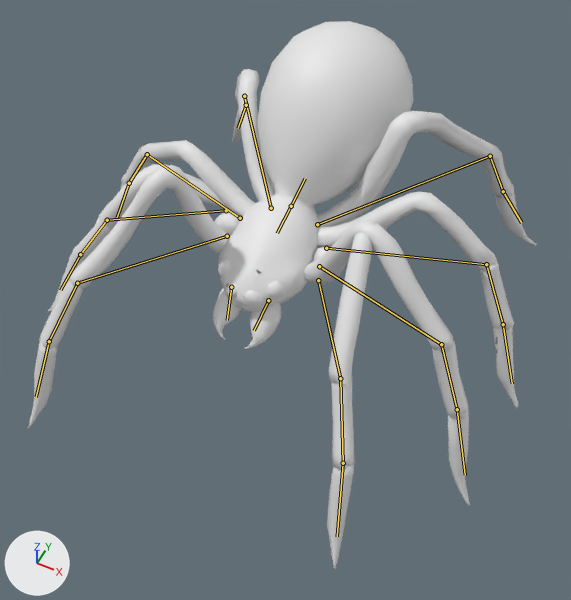
Renders of the glTF model assets_dev/worlds/mm6/models/mm6_spi1.glb from each side of a commit.
Camera for both pictures: a 50 mm camera at (0.487, -0.998, 1.314) aimed at (0.038, -0.101, 0.193). Lighting does not change. The marker at lower left points along +X, +Y and +Z. The older version comes first. The bones that bend it are drawn over the model as lines.

The first picture shows 'Spider'.
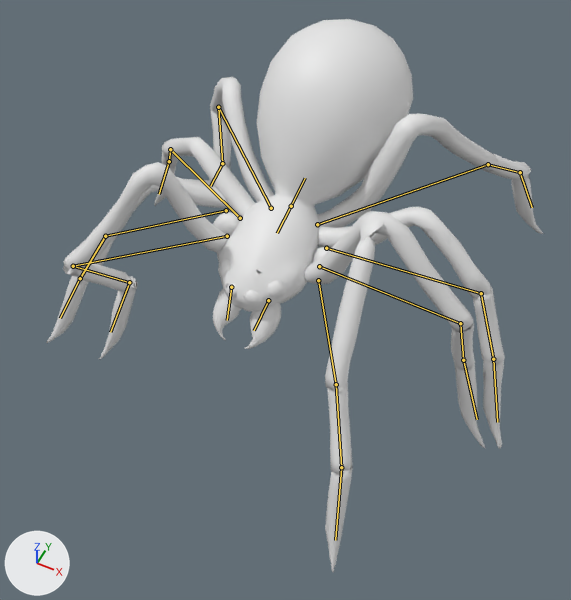
The newer file adds an action. The first version stands in its rest pose; the second is drawn at frame 0 of the action 'Walk2'.

The change in detail:
Bone 'Femur_L1' (bone_femur_l1) turns from (0, 0, 0) to (-8, 0, -1) degrees about its own x, y and z.
Bone 'Tibia_L1' (bone_tibia_l1) turns from (0, 0, 0) to (9, 0, 3) degrees about its own x, y and z.
Bone 'Tarsus_L1' (bone_tarsus_l1) turns from (0, 0, 0) to (-1, 0, -2) degrees about its own x, y and z.
Bone 'Femur_L2' (bone_femur_l2) turns from (0, 0, 0) to (1, 0, 11) degrees about its own x, y and z.
Bone 'Tibia_L2' (bone_tibia_l2) turns from (0, 0, 0) to (-22, -3, -13) degrees about its own x, y and z.
Bone 'Tarsus_L2' (bone_tarsus_l2) turns from (0, 0, 0) to (19, -5, 12) degrees about its own x, y and z.
Bone 'Femur_L3' (bone_femur_l3) turns from (0, 0, 0) to (0, 0, -15) degrees about its own x, y and z.
Bone 'Femur_L4' (bone_femur_l4) turns from (0, 0, 0) to (-3, 0, 0) degrees about its own x, y and z.
Bone 'Tibia_L4' (bone_tibia_l4) turns from (0, 0, 0) to (34, -3, 10) degrees about its own x, y and z.
Bone 'Tarsus_L4' (bone_tarsus_l4) turns from (0, 0, 0) to (-36, -8, -11) degrees about its own x, y and z.
Bone 'Femur_R1' (bone_femur_r1) turns from (0, 0, 0) to (-4, 0, -13) degrees about its own x, y and z.
Bone 'Tibia_R1' (bone_tibia_r1) turns from (0, 0, 0) to (-78, -4, -4) degrees about its own x, y and z.
Bone 'Tarsus_R1' (bone_tarsus_r1) turns from (0, 0, 0) to (83, 0, -3) degrees about its own x, y and z.
Bone 'Femur_R2' (bone_femur_r2) turns from (0, 0, 0) to (-1, 0, 9) degrees about its own x, y and z.
Bone 'Tibia_R2' (bone_tibia_r2) turns from (0, 0, 0) to (0, 0, 5) degrees about its own x, y and z.
Bone 'Tarsus_R2' (bone_tarsus_r2) turns from (0, 0, 0) to (1, -1, -6) degrees about its own x, y and z.
Bone 'Femur_R3' (bone_femur_r3) turns from (0, 0, 0) to (-3, 0, -11) degrees about its own x, y and z.
Bone 'Tibia_R3' (bone_tibia_r3) turns from (0, 0, 0) to (7, 1, -20) degrees about its own x, y and z.
Bone 'Tarsus_R3' (bone_tarsus_r3) turns from (0, 0, 0) to (18, 2, 5) degrees about its own x, y and z.
Bone 'Femur_R4' (bone_femur_r4) turns from (0, 0, 0) to (-3, 0, 9) degrees about its own x, y and z.
Bone 'Tibia_R4' (bone_tibia_r4) turns from (0, 0, 0) to (-83, 3, 4) degrees about its own x, y and z.
Bone 'Tarsus_R4' (bone_tarsus_r4) turns from (0, 0, 0) to (77, 7, -36) degrees about its own x, y and z.

Changed parts and their boxes [x1, y1, x2, y2] in the pictures (571 x 600 px):
'Spider', posed: before [27, 21, 538, 569]; after [46, 19, 543, 572]
bone 'Femur_L1', root to tip: before (318, 280) to (340, 378); after (318, 280) to (336, 384)
bone 'Tibia_L1', root to tip: before (340, 378) to (343, 463); after (336, 384) to (341, 467)
bone 'Tarsus_L1', root to tip: before (343, 463) to (337, 536); after (341, 467) to (335, 540)
bone 'Femur_L2', root to tip: before (319, 266) to (441, 344); after (319, 266) to (460, 323)
bone 'Tibia_L2', root to tip: before (441, 344) to (457, 409); after (460, 323) to (463, 360)
bone 'Tarsus_L2', root to tip: before (457, 409) to (465, 475); after (463, 360) to (477, 419)
bone 'Femur_L3', root to tip: before (326, 248) to (486, 264); after (326, 248) to (481, 293)
bone 'Femur_L4', root to tip: before (317, 224) to (490, 156); after (317, 224) to (488, 164)
bone 'Tibia_L4', root to tip: before (490, 156) to (503, 191); after (488, 164) to (520, 172)
bone 'Tarsus_L4', root to tip: before (503, 191) to (521, 222); after (520, 172) to (532, 207)
bone 'Femur_R1', root to tip: before (227, 236) to (77, 283); after (227, 236) to (73, 266)
bone 'Tibia_R1', root to tip: before (77, 283) to (49, 341); after (73, 266) to (129, 282)
bone 'Tarsus_R1', root to tip: before (49, 341) to (36, 397); after (129, 282) to (110, 332)
bone 'Femur_R2', root to tip: before (226, 210) to (107, 220); after (226, 210) to (105, 236)
bone 'Tibia_R2', root to tip: before (107, 220) to (80, 254); after (105, 236) to (80, 278)
bone 'Tarsus_R2', root to tip: before (80, 254) to (60, 290); after (80, 278) to (60, 318)
bone 'Femur_R3', root to tip: before (240, 218) to (147, 154); after (240, 218) to (170, 149)
bone 'Tibia_R3', root to tip: before (147, 154) to (129, 183); after (170, 149) to (169, 161)
bone 'Tarsus_R3', root to tip: before (129, 183) to (117, 217); after (169, 161) to (159, 194)
bone 'Femur_R4', root to tip: before (271, 208) to (244, 96); after (271, 208) to (218, 107)
bone 'Tibia_R4', root to tip: before (244, 96) to (246, 105); after (218, 107) to (222, 163)
bone 'Tarsus_R4', root to tip: before (246, 105) to (238, 128); after (222, 163) to (210, 186)
